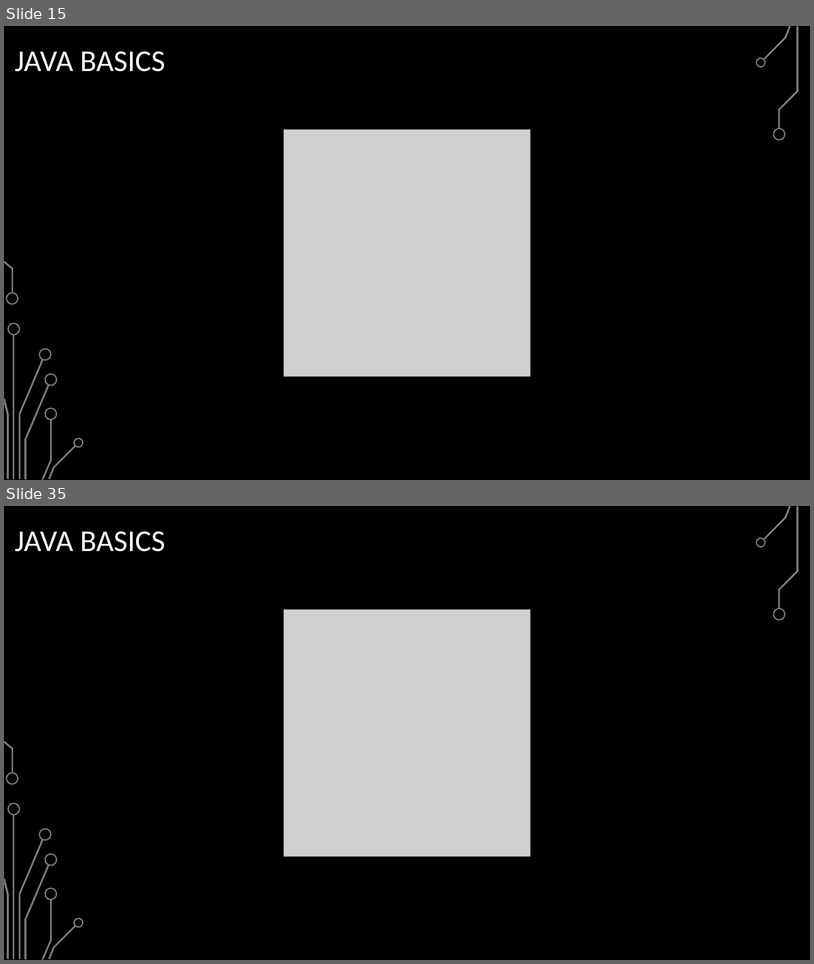
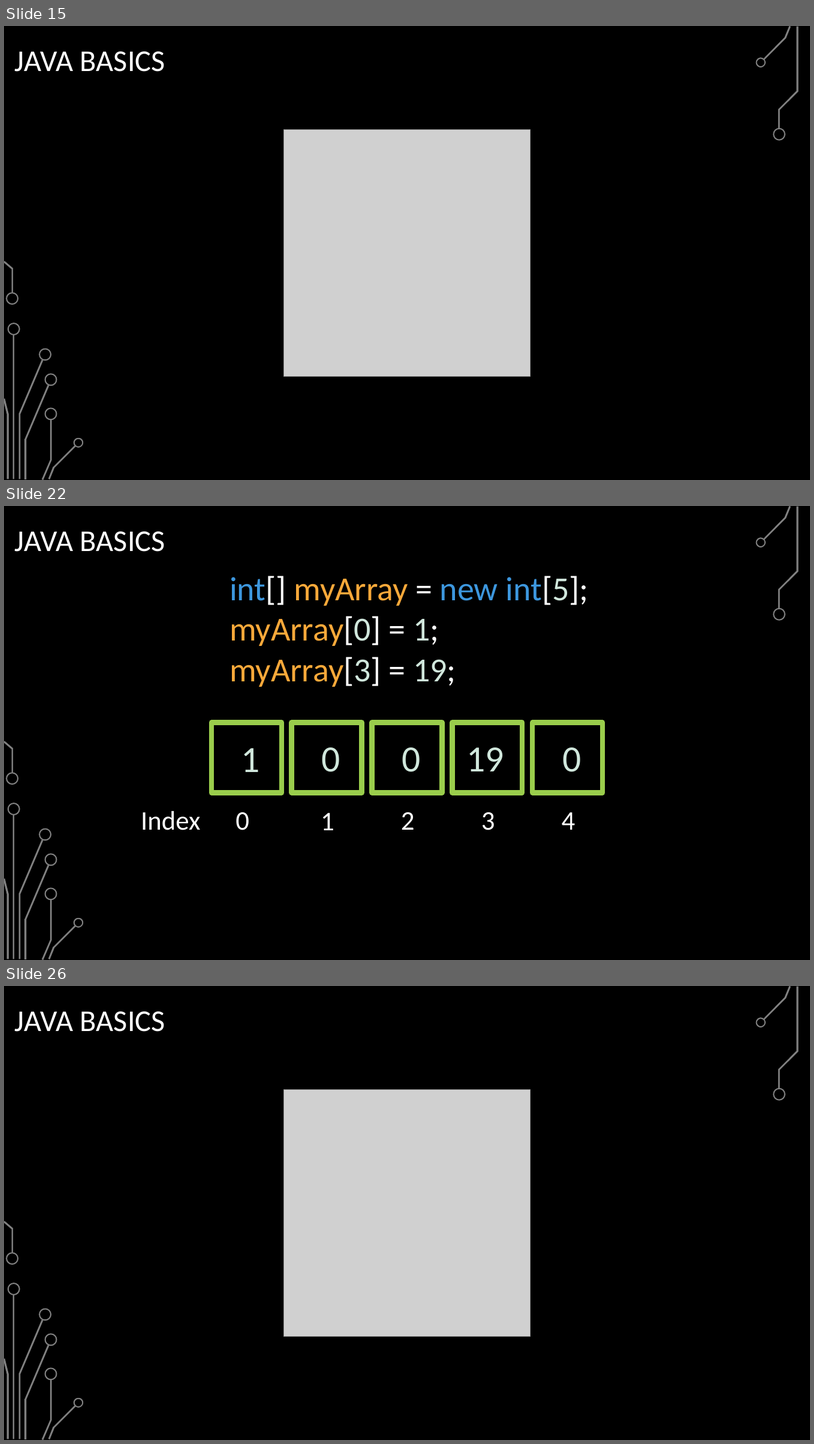
Before and after one commit to BelmontR/Java-Tutorial-Course, a slide deck: Java Grundkurs.pptx. Shown one above the other, each under a label of ours: slides 15 and 35 before the commit, slides 15, 22 and 26 after it; the slides between them are not shown. The pictures are 814x964 and 814x1444 pixels, drawn with LibreOffice and Linux fonts; fonts in the diff are those of the drawing; grey boxes stand for pictures; background and template pictures are left out. Boxes give left, top, right and bottom in pixels: in the first picture for what was removed or moved away, otherwise in the second. Text is boxed around its words. In the diff, an @@ line names an element or a change of style, - is before the commit and + after.

```diff
--- a/Java Grundkurs.pptx
+++ b/Java Grundkurs.pptx
@@ slide 22 added at box(4, 506, 810, 960), background picture (left out); not listed: 17 template elements that a slide beside it also shows @@
@@ title added at box(15, 531, 165, 552), 36 pt, text #FFFFFF @@
+JAVA BASICS
@@ text added at box(230, 576, 589, 687), 40 pt, text #FAA93A @@
+int[] myArray = new int[5];
+myArray[0] = 1;
+myArray[3] = 19;
@@ group added at box(212, 723, 603, 793): 5 rectangles @@
@@ text added at box(242, 748, 260, 772), 44 pt, text #D0E7DC @@
+1
@@ text added at box(322, 747, 341, 772), 44 pt, text #D0E7DC @@
+0
@@ text added at box(402, 747, 421, 772), 44 pt, text #D0E7DC @@
+0
@@ text added at box(467, 747, 504, 771), 44 pt, text #D0E7DC @@
+19
@@ text added at box(563, 747, 581, 772), 44 pt, text #D0E7DC @@
+0
@@ text added at box(141, 811, 200, 830), 32 pt, text #FFFFFF @@
+Index
@@ text added at box(236, 812, 249, 830), 32 pt, text #FFFFFF @@
+0
@@ text added at box(321, 813, 335, 830), 32 pt, text #FFFFFF @@
+1
@@ text added at box(401, 812, 415, 829), 32 pt, text #FFFFFF @@
+2
@@ text added at box(482, 812, 495, 830), 32 pt, text #FFFFFF @@
+3
@@ text added at box(562, 812, 576, 829), 32 pt, text #FFFFFF @@
+4
@@ what was slide 35 is now slide 26 @@
```
Also in this commit, not shown: 6 slides changed, 28 other slides added, 2 other files.
